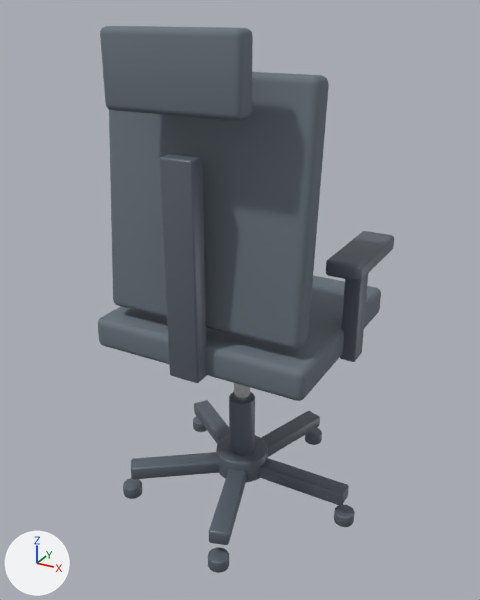
Renders of the glTF model frontend/dist/models/furniture/ergonomic_chair.glb from each side of a commit.
Rendered twice from a 50 mm lens placed at (0.668, -1.225, 1.149), pointed at (0.001, -0.013, 0.543). Every picture has the same lights, and +X, +Y and +Z are marked at lower left. The first picture is the older version. Where no turn or scale is listed for an object, it has been applied to the vertices. Vertices at exactly the same position are counted once.

The first picture shows 'ArmPad_R', 'ArmPost_R', 'BackCushion', 'BackSpine', 'BaseHub', 'HeadRest', 'PistonBottom', 'SeatCushion', 'Spoke_0', 'Spoke_1', 'Spoke_3', 'Spoke_4' and 7 more.
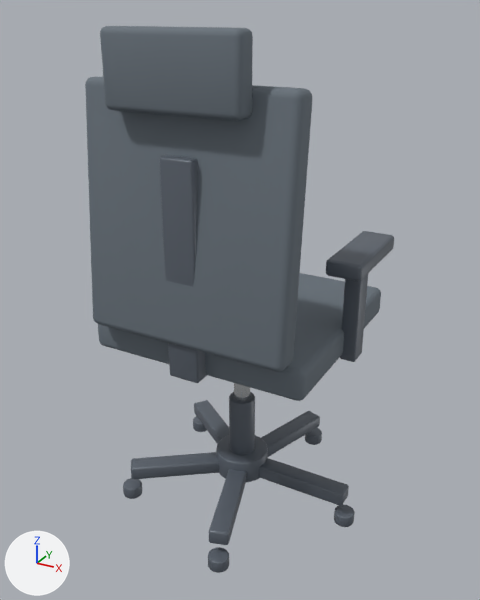
Where the newer file only moved an object's origin or applied its transform, the numbers keep the older frame.

Location of each change, [x1, y1, x2, y2] in pixels of the pictures (480 x 600 px):
'BackCushion', moved: before [109, 72, 329, 349]; after [85, 77, 312, 372]

Edits to the bpy script that builds the scene:
```text
Change me_cube_008:
    used by ob_backcushion; location = (0.0, 0.0, 0.0)
    remove me_cube_008.from_pydata(...)  # 152 vertices, 300 faces; spans x -0.225..0.225, y -0.191..-0.091, z 0.545..1.046
    add me_cube_008.from_pydata(...)  # 152 vertices, 300 faces; spans x -0.225..0.225, y -0.05..0.05, z -0.25..0.25
    me_cube_008 part 1: the whole mesh is moved by (0.0, 0.141, -0.795)
Change ob_backcushion:
    ob_backcushion.location: (0.0, 0.0, 0.0) -> (0.0, -0.21, 0.78)
```
